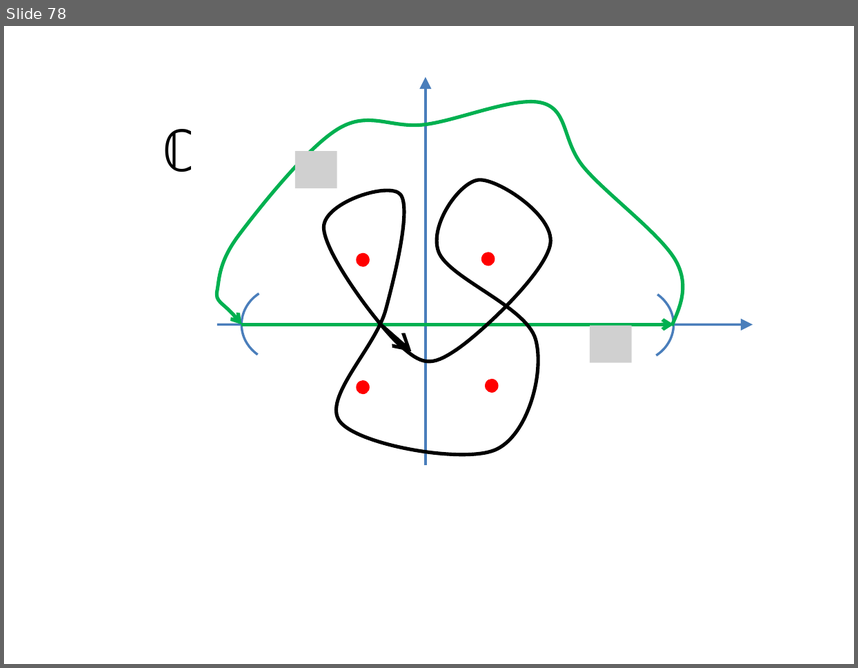
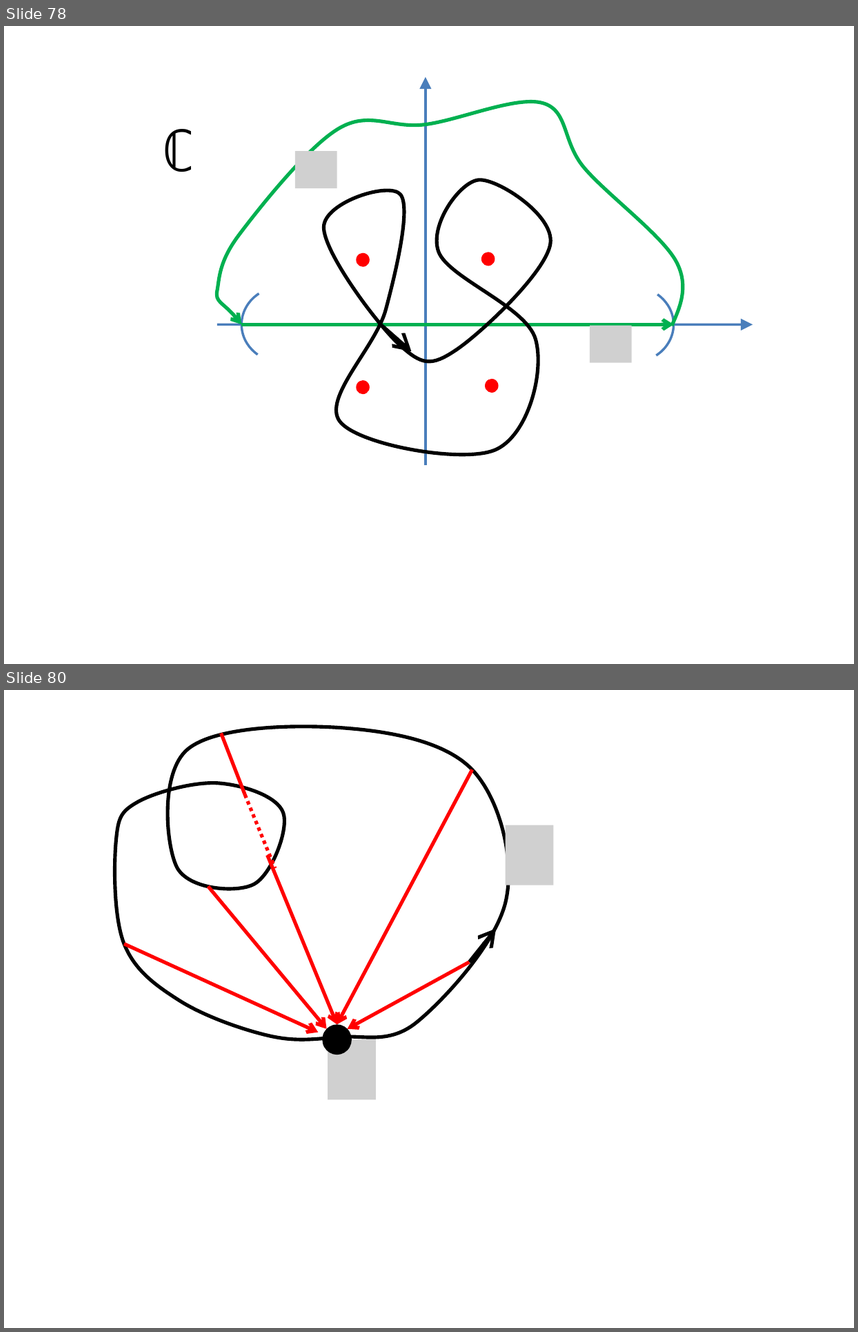
Before and after one commit to lutteropp/GeoTopo, a slide deck: images/Bilder.pptx. Shown one above the other, each under a label of ours: slide 78 before the commit, slides 78 and 80 after it; the slides between them are not shown. The pictures are 858x668 and 858x1332 pixels, drawn with LibreOffice and Linux fonts; fonts in the diff are those of the drawing; grey boxes stand for pictures. Boxes give left, top, right and bottom in pixels: in the first picture for what was removed or moved away, otherwise in the second. Text is boxed around its words. In the diff, an @@ line names an element or a change of style, - is before the commit and + after.

```diff
--- a/images/Bilder.pptx
+++ b/images/Bilder.pptx
@@ slide 80 added at [4, 690, 854, 1328], background #FFFFFF @@
@@ freeform shape added at [114, 727, 508, 1039], outline #000000 3 pt @@
@@ line added from (221, 733) to (245, 795), #FF0000 3 pt @@
@@ arrow added from (473, 770) to (337, 1024), #FF0000 3 pt @@
@@ line added from (245, 795) to (275, 869), #FF0000 3 pt dashed @@
@@ picture added at [506, 825, 554, 885] @@
@@ arrow added from (268, 855) to (337, 1024), #FF0000 3 pt @@
@@ arrow added from (208, 887) to (327, 1028), #FF0000 3 pt @@
@@ arrow added from (469, 962) to (496, 929), #000000 3 pt @@
@@ arrow added from (124, 943) to (319, 1032), #FF0000 3 pt @@
@@ arrow added from (469, 962) to (348, 1028), #FF0000 3 pt @@
@@ ellipse added at [322, 1024, 352, 1055], fill #000000 @@
@@ picture added at [328, 1039, 377, 1100] @@
```
Also in this commit, not shown: 2 slides changed, 3 other slides added, 1 slide removed, 13 other files.
